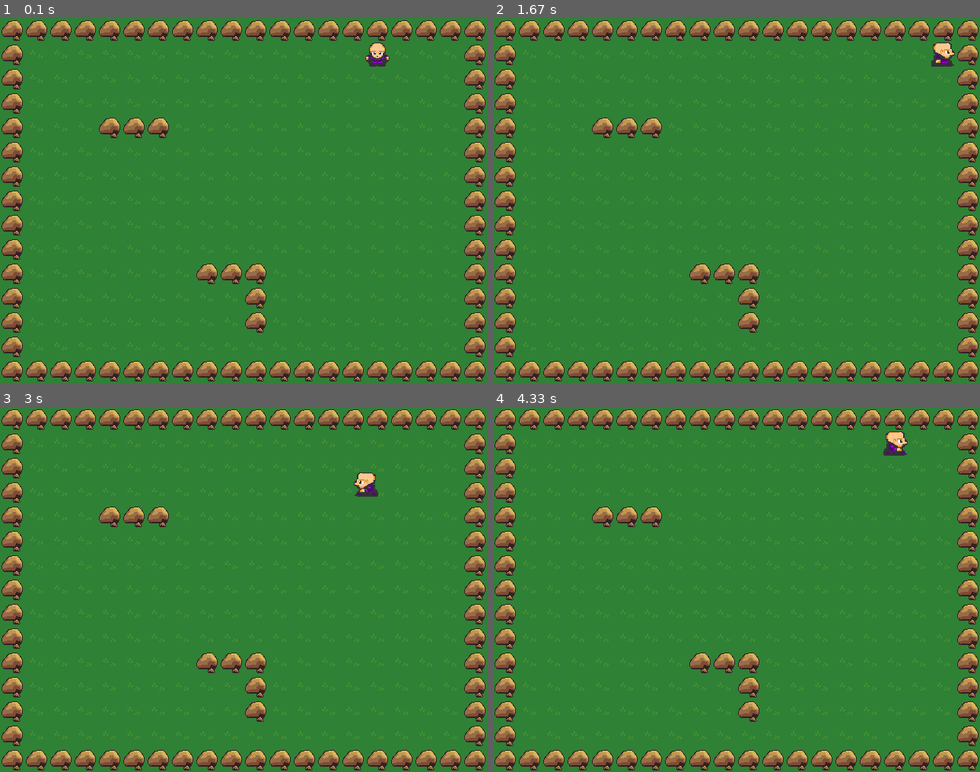
Above: before the commit, frames 1-4 (two rows, left to right).
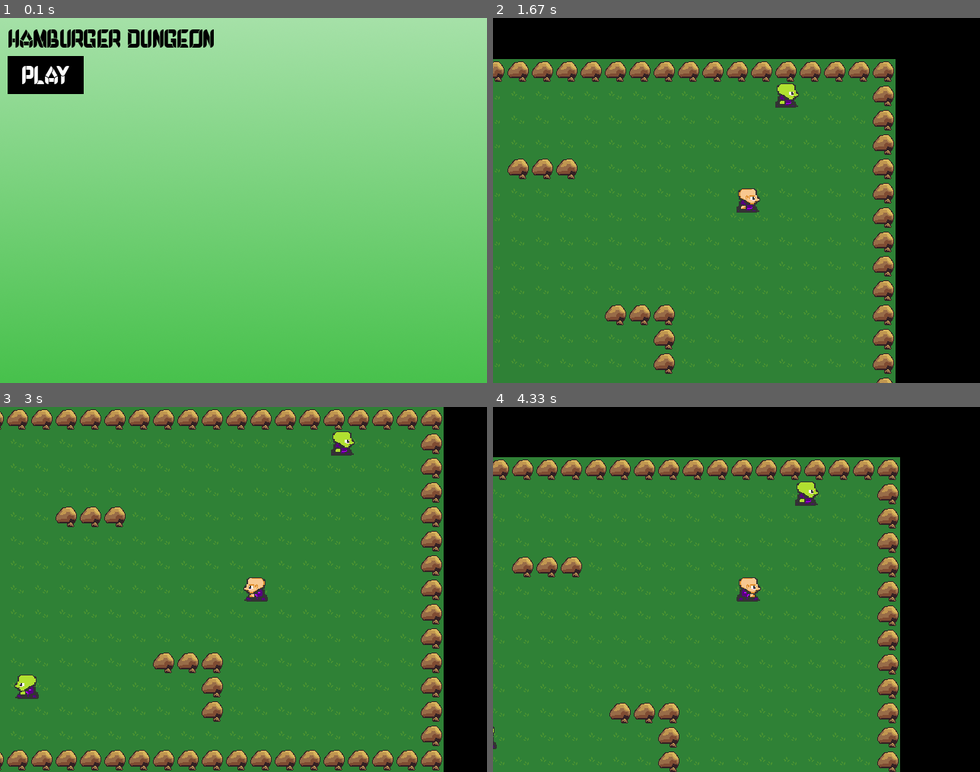
Above: after the commit, the same moments.

Repository: gervisram/pygamesRPG
Game: pygame game, started from main.py
Two runs of this game, one before a commit and one after it. Both use one fixed random seed, a clock stepped at 60 frames per second and the inputs below.
Inputs (mouse positions are in pixels of both pictures, inside the frame that each line leads up to):
- Up to frame 1 (0.1 s): no input
- Up to frame 2 (1.67 s): press the mouse at (536, 76) at 0.37 s; move the mouse to (692, 134) at 0.47 s; release the mouse at (848, 193) at 0.6 s; hold Right 0.67-1.13 s; move the mouse to (717, 101) at 0.7 s; hold Up 1.17-1.47 s; hold Right from 1.5 s (still down)
- Up to frame 3 (3 s): release Right at 1.97 s; hold Left 2-2.53 s; hold Down 2.57-2.87 s; hold Left from 2.9 s (still down)
- Up to frame 4 (4.33 s): release Left at 3.3 s; hold Up 3.33-3.7 s; hold Right from 3.73 s (still down)

The runs differ from the first frame. In frame 1, 100% of the frame differs, in the area x 0-100%, y 0-100%; in frame 2, 43%; in frame 3, 27%; in frame 4, 44%.

Commit message:
added enemies + enemy collision and intro/gameover screens

Diff:
--- a/config.py
+++ b/config.py
@@ -4,29 +4,32 @@
 TILE_SIZE = 32
 FPS = 60
 
-PLAYER_LAYER = 3
+PLAYER_LAYER = 4
+ENEMY_LAYER = 3
 BLOCK_LAYER = 2
 GROUND_LAYER = 1
 
 PLAYER_SPEED = 3
+ENEMY_SPEED = 2
 
 RED = (255, 0, 0)
 BLACK = (0, 0, 0)
 BLUE = (0, 0, 255)
+WHITE = (255, 255, 255)
 
 tilemap = [
     'BBBBBBBBBBBBBBBBBBBB',
-    'B..............P...B',
+    'B..............E...B',
     'B..................B',
     'B..................B',
     'B...BBB............B',
     'B..................B',
     'B..................B',
-    'B..................B',
+    'B.........P........B',
     'B..................B',
     'B..................B',
     'B.......BBB........B',
-    'B.........B........B',
+    'B.E.......B........B',
     'B.........B........B',
     'B..................B',
     'BBBBBBBBBBBBBBBBBBBB'
--- a/main.py
+++ b/main.py
@@ -10,9 +10,13 @@
         self.clock = pygame.time.Clock()
         # self.font = pygame.font.Font('Arial', 32)
         self.running = True
+        self.font = pygame.font.Font('Debrosee-ALPnL.ttf', 32)
 
         self.character_spritesheet = Spritesheet('img/character.png')
         self.terrain_spritesheet = Spritesheet('img/terrain.png')
+        self.enemy_spritesheet = Spritesheet('img/enemy.png')
+        self.intro_background = pygame.image.load('./img/introbackground.png')
+        self.go_background = pygame.image.load('./img/gameover.png')
 
         pass
 
@@ -22,6 +26,8 @@
                 Ground(self, j, i)
                 if column == "B":
                     Block(self, j, i)
+                if column == "E":
+                    Enemy(self, j, i)
                 if column == "P":
                     Player(self, j, i)
 
@@ -65,14 +71,63 @@
             self.events()
             self.update()
             self.draw()
-        self.running = False
 
 
     def game_over(self):
-        pass
+        text = self.font.render('Game Over', True, WHITE)
+        text_rect = text.get_rect(center=(WIN_WIDTH/2, WIN_HEIGHT/2))
+
+        restart_button = Button(10, WIN_HEIGHT - 60, 120, 50, WHITE, BLACK, 'Restart', 32)
+
+        for sprite in self.all_sprites:
+            sprite.kill()
+
+        while self.running:
+            for event in pygame.event.get():
+                if event.type == pygame.QUIT:
+                    self.running = False
+
+            mouse_pos = pygame.mouse.get_pos()
+            mouse_pressed = pygame.mouse.get_pressed()
+
+
+            if restart_button.is_pressed(mouse_pos, mouse_pressed):
+                self.new()
+                self.main()
+
+            self.screen.blit(self.go_background, (0,0))
+            self.screen.blit(text, text_rect)
+            self.screen.blit(restart_button.image, restart_button.rect)
+            self.clock.tick(FPS)
+            pygame.display.update()
+
 
     def intro_screen(self):
-        pass
+        intro = True
+
+        title = self.font.render('Hamburger Dungeon', True, BLACK)
+        title_rect = title.get_rect(x=10, y=10)
+
+        play_button = Button(10, 50, 100, 50, WHITE, BLACK, 'Play', 32)
+
+        while intro:
+            for event in pygame.event.get():
+                if event.type == pygame.QUIT:
+                    intro = False
+                    self.running = False
+            mouse_pos = pygame.mouse.get_pos()
+            mouse_pressed = pygame.mouse.get_pressed()
+
+            if play_button.is_pressed(mouse_pos, mouse_pressed):
+                intro = False
+
+            self.screen.blit(self.intro_background, (0,0))
+            self.screen.blit(title, title_rect)
+            self.screen.blit(play_button.image, play_button.rect)
+            self.clock.tick(FPS)
+            pygame.display.update()
+
+
 
 
 g = Game()
--- a/sprites.py
+++ b/sprites.py
@@ -40,6 +40,7 @@
     def update(self):
         self.movement()
         self.animate()
+        self.collide_enemy()
 
 
         self.rect.x += self.x_change
@@ -54,17 +55,31 @@
         keys = pygame.key.get_pressed()
 
         if keys[pygame.K_LEFT]:
+            for sprite in self.game.all_sprites:
+                sprite.rect.x += PLAYER_SPEED
             self.x_change -= PLAYER_SPEED
             self.facing = 'left'
         if keys[pygame.K_RIGHT]:
+            for sprite in self.game.all_sprites:
+                sprite.rect.x -= PLAYER_SPEED
             self.x_change += PLAYER_SPEED
             self.facing = 'right'
         if keys[pygame.K_UP]:
+            for sprite in self.game.all_sprites:
+                sprite.rect.y += PLAYER_SPEED
             self.y_change -= PLAYER_SPEED
             self.facing = 'up'
         if keys[pygame.K_DOWN]:
+            for sprite in self.game.all_sprites:
+                sprite.rect.y -= PLAYER_SPEED
             self.y_change += PLAYER_SPEED
             self.facing = 'down'
+
+    def collide_enemy(self):
+        hits = pygame.sprite.spritecollide(self, self.game.enemies, False)
+        if hits:
+            self.kill()
+            self.game.playing = False
 
     def collide_blocks(self, direction):
         if direction == "x":
@@ -137,7 +152,88 @@
                     self.animation_loop = 1
 
 
-
+class Enemy(pygame.sprite.Sprite):
+    def __init__(self, game, x, y):
+
+        self.game = game
+        self._layer = ENEMY_LAYER
+        self.groups = self.game.all_sprites, self.game.enemies
+        pygame.sprite.Sprite.__init__(self, self.groups)
+
+        self.x = x * TILE_SIZE
+        self.y = y * TILE_SIZE
+        self.width = TILE_SIZE
+        self.height = TILE_SIZE
+
+        self.x_change = 0
+        self.y_change = 0
+
+        self.facing = random.choice(['left', 'right'])
+        self.animation_loop = 1
+        self.movement_loop = 0
+        self.max_travel = random.randint(7, 30)
+
+        self.image = self.game.enemy_spritesheet.get_sprite(3, 2, self.width, self.height)
+
+        self.image.set_colorkey(BLACK)
+
+        self.rect = self.image.get_rect()
+        self.rect.x = self.x
+        self.rect.y = self.y
+
+    def update(self):
+        self.movement()
+        self.animate()
+
+        self.rect.x += self.x_change
+        self.rect.y += self.y_change
+
+        self.x_change = 0
+        self.y_change = 0
+
+    def movement(self):
+        if self.facing == 'left':
+            self.x_change -= ENEMY_SPEED
+            self.movement_loop -= 1
+            if self.movement_loop <= -self.max_travel:
+                self.facing = 'right'
+
+        if self.facing == 'right':
+            self.x_change += ENEMY_SPEED
+            self.movement_loop += 1
+            if self.movement_loop >= self.max_travel:
+                self.facing = 'left'
+
+
+    def animate(self):
+
+        left_animations = [self.game.enemy_spritesheet.get_sprite(3, 98, self.width, self.height),
+                           self.game.enemy_spritesheet.get_sprite(35, 98, self.width, self.height),
+                           self.game.enemy_spritesheet.get_sprite(68, 98, self.width, self.height)]
+
+        right_animations = [self.game.enemy_spritesheet.get_sprite(3, 66, self.width, self.height),
+                            self.game.enemy_spritesheet.get_sprite(35, 66, self.width, self.height),
+                            self.game.enemy_spritesheet.get_sprite(68, 66, self.width, self.height)]
+
+
+
+        if self.facing == "left":
+            if self.x_change == 0:
+                self.image = self.game.character_spritesheet.get_sprite(3, 34, self.width, self.height)
+            else:
+                self.image = left_animations[math.floor(self.animation_loop)]
+                self.animation_loop += 0.1
+                if self.animation_loop >= 3:
+                    self.animation_loop = 1
+
+        if self.facing == "right":
+            if self.x_change == 0:
+                self.image = self.game.character_spritesheet.get_sprite(3, 34, self.width, self.height)
+            else:
+                self.image = right_animations[math.floor(self.animation_loop)]
+                self.animation_loop += 0.1
+                if self.animation_loop >= 3:
+                    self.animation_loop = 1
 
 class Block(pygame.sprite.Sprite):
     def __init__(self, game, x, y):
@@ -176,3 +272,34 @@
         self.rect = self.image.get_rect()
         self.rect.x = self.x
         self.rect.y = self.y
+
+class Button:
+    def __init__(self, x, y, width, height, fg, bg, content, fontsize):
+        self.font = pygame.font.Font('Debrosee-ALPnL.ttf', fontsize)
+        self.content = content
+
+        self.x = x
+        self.y = y
+        self.width = width
+        self.height = height
+
+        self.fg = fg
+        self.bg = bg
+
+        self.image = pygame.Surface((self.width, self.height))
+        self.image.fill(self.bg)
+        self.rect = self.image.get_rect()
+
+        self.rect.x = self.x
+        self.rect.y = self.y
+
+        self.text = self.font.render(self.content, True, self.fg)
+        self.text_rect  = self.text.get_rect(center=(self.width/2, self.height/2))
+        self.image.blit(self.text, self.text_rect)
+
+    def is_pressed(self, pos, pressed):
+        if self.rect.collidepoint(pos):
+            if pressed[0]:
+                return True
+            return False
+        return False
Binary file added: Debrosee-ALPnL.ttf
Not shown, changed: .DS_Store
